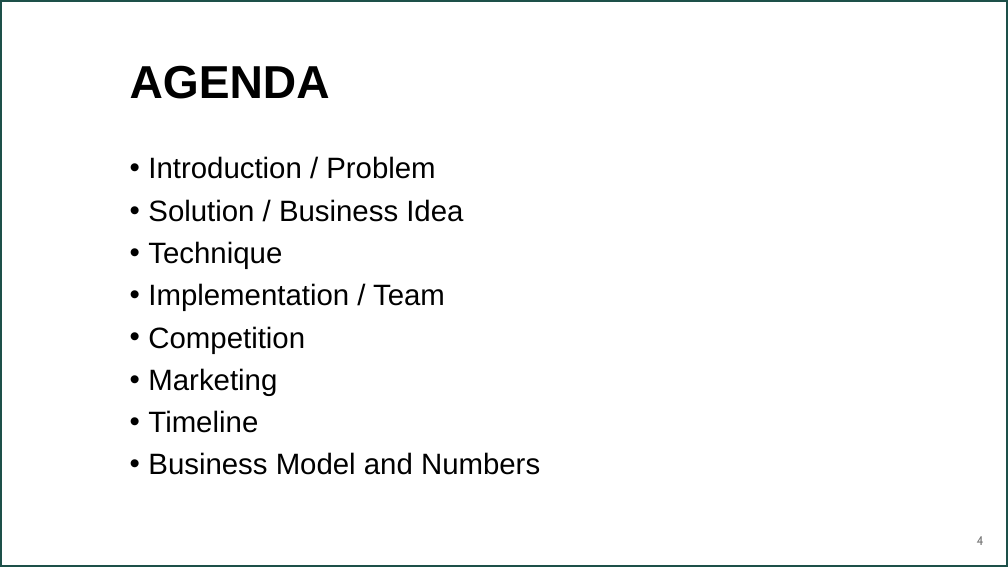
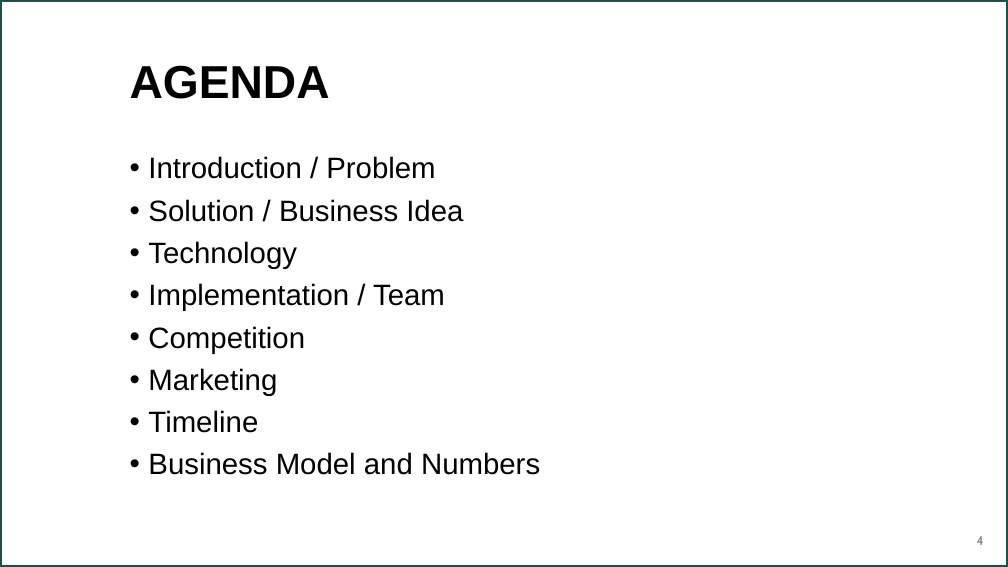
Before and after one commit to 7AtAri/ergonomic_pose_detect, a slide deck: slide 4 of Presentation_template.pptx. Drawn at 1008x567 pixels with LibreOffice and Linux fonts; fonts in the diff are those of the drawing; background and template pictures are left out. Boxes give left, top, right and bottom in pixels: in the first picture for what was removed or moved away, otherwise in the second. Text is boxed around its words. In the diff, an @@ line names an element or a change of style, - is before the commit and + after.

```diff
--- a/Presentation_template.pptx
+++ b/Presentation_template.pptx
@@ text at (x1=148, y1=241, x2=297, y2=269): text changed @@
-• Technique
+• Technology
```
Also in this commit, not shown: 1 other file.
